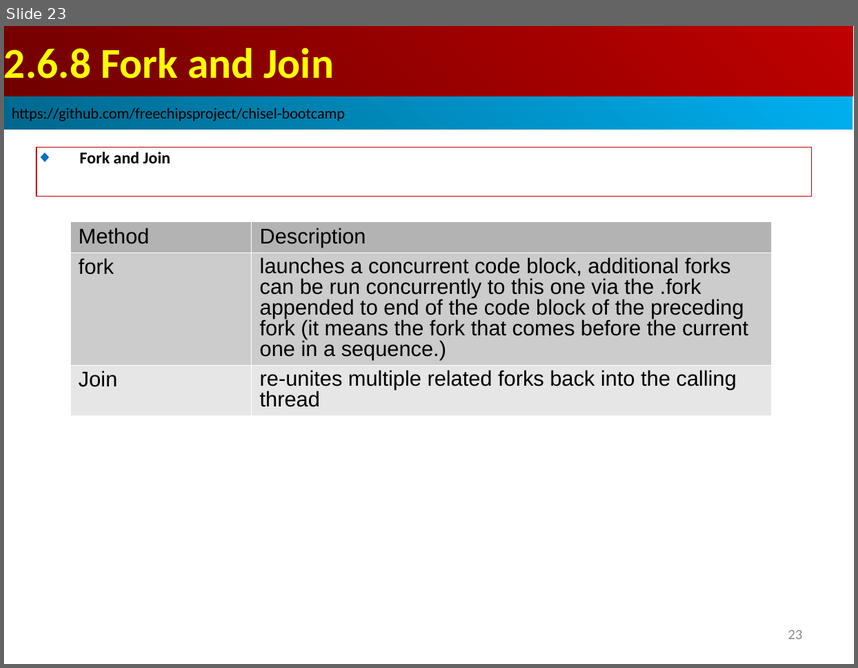
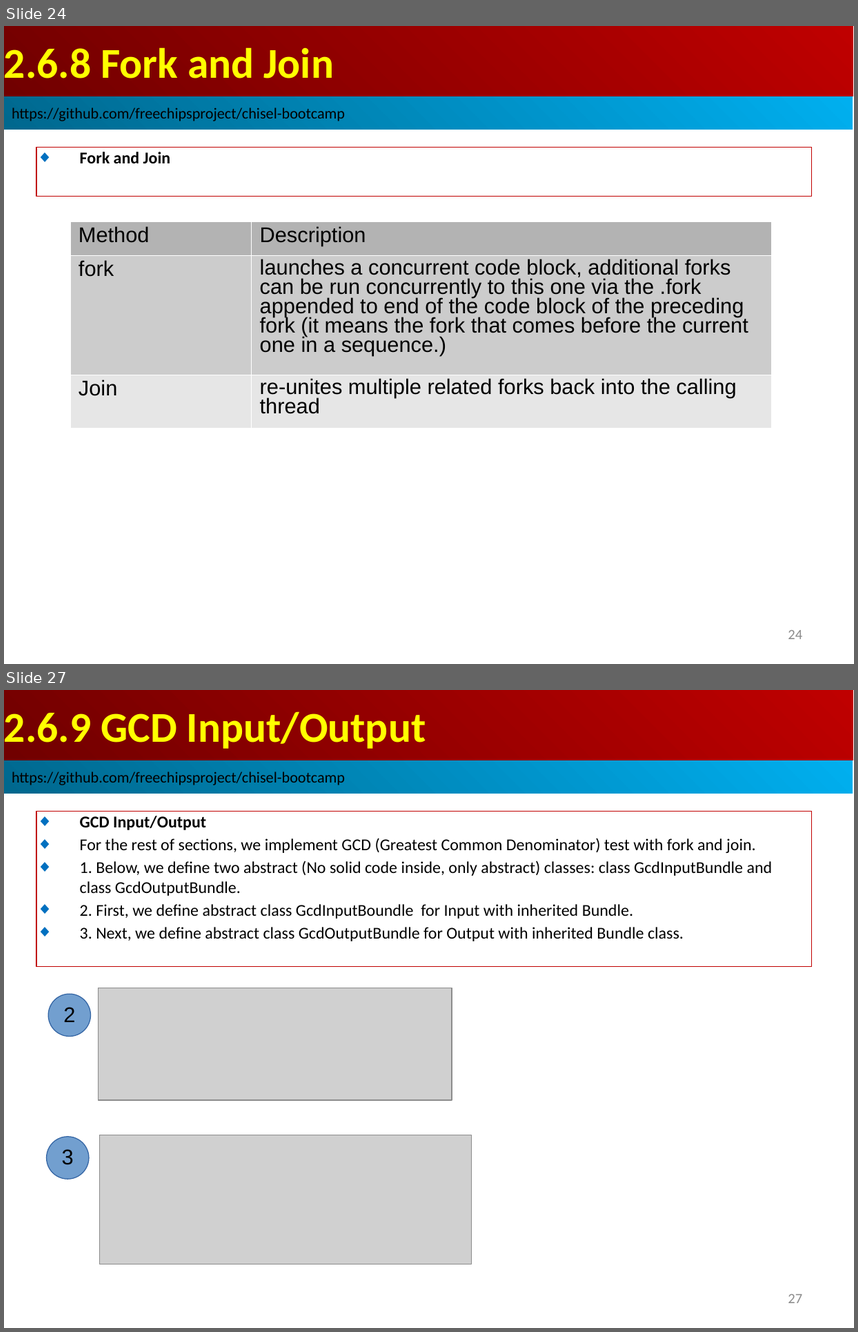
Before and after one commit to peterhchen/AIU_CS800_Chisel, a slide deck: 300_UCB_BC/002.6_Test/000_Video/002.6_Test.ppt. Shown one above the other, each under a label of ours: slide 23 before the commit, slides 24 and 27 after it; the slides between them are not shown. The pictures are 858x668 and 858x1332 pixels, drawn with LibreOffice and Linux fonts; fonts in the diff are those of the drawing; grey boxes stand for pictures. Boxes give left, top, right and bottom in pixels: in the first picture for what was removed or moved away, otherwise in the second. Text is boxed around its words. In the diff, an @@ line names an element or a change of style, - is before the commit and + after.

```diff
--- a/300_UCB_BC/002.6_Test/000_Video/002.6_Test.ppt
+++ b/300_UCB_BC/002.6_Test/000_Video/002.6_Test.ppt
@@ slide 27 added at <box>4,690,854,1328</box>, background #FFFFFF @@
@@ rectangle added at <box>4,690,853,760</box>, fill gradient #BF0000 to #710000, 36 pt, text #FFFF00, bold @@
+2.6.9 GCD Input/Output
@@ rectangle added at <box>4,760,853,793</box>, fill gradient #00AFEF to #00688E, 13 pt, text #000000 @@
+https://github.com/freechipsproject/chisel-bootcamp
@@ rectangle added at <box>36,811,811,966</box>, outline #C00000 0.74 pt, 14 pt, text #000000 @@
+◆ GCD Input/Output
+◆ For the rest of sections, we implement GCD (Greatest Common Denominator) test with fork and join.
+◆ 1. Below, we define two abstract (No solid code inside, only abstract) classes: class GcdInputBundle and class GcdOutputBundle.
+◆ 2. First, we define abstract class GcdInputBoundle for Input with inherited Bundle.
+◆ 3. Next, we define abstract class GcdOutputBundle for Output with inherited Bundle class.
@@ ellipse added at <box>48,994,91,1036</box>, fill #729FCF, outline #3465A4 0.74 pt, 18 pt, text #000000 @@
+2
@@ picture added at <box>99,987,452,1100</box> @@
@@ ellipse added at <box>47,1136,89,1179</box>, fill #729FCF, outline #3465A4 0.74 pt, 18 pt, text #000000 @@
+3
@@ picture added at <box>100,1134,472,1264</box> @@
@@ page number added at <box>788,1294,802,1303</box>, 12 pt, text #8B8B8B @@
+27
@@ what was slide 23 is now slide 24 @@
@@ slide 24 changed as well @@
@@ table at <box>70,221,771,428</box> @@
@@ line spacing 0.93 to 0.87 @@
@@ line spacing 0.87 to 0.81 @@
@@ page number at <box>788,630,802,639</box>: text changed @@
-23
+24
```
Also in this commit, not shown: 9 other slides changed, 8 other slides added.
